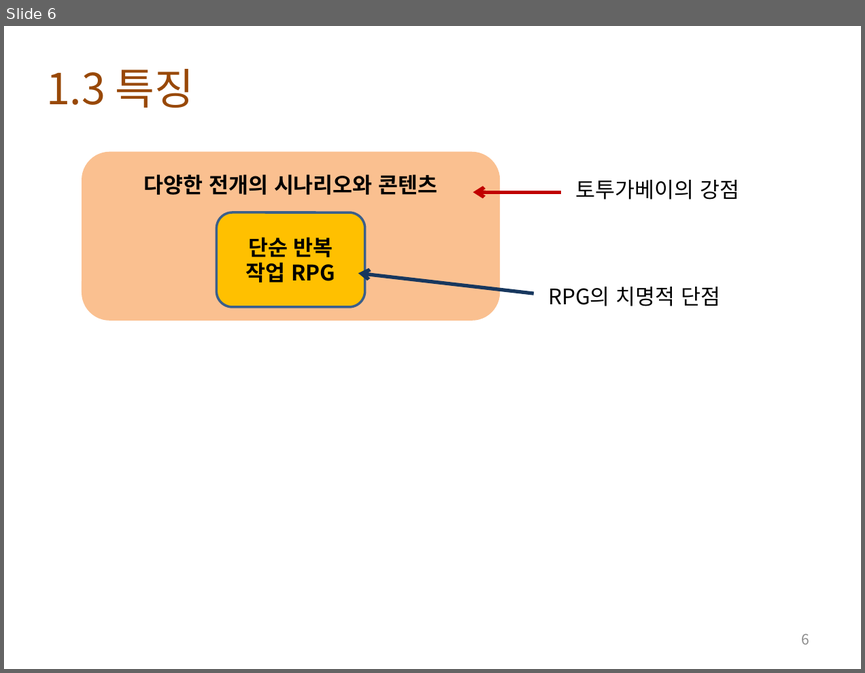
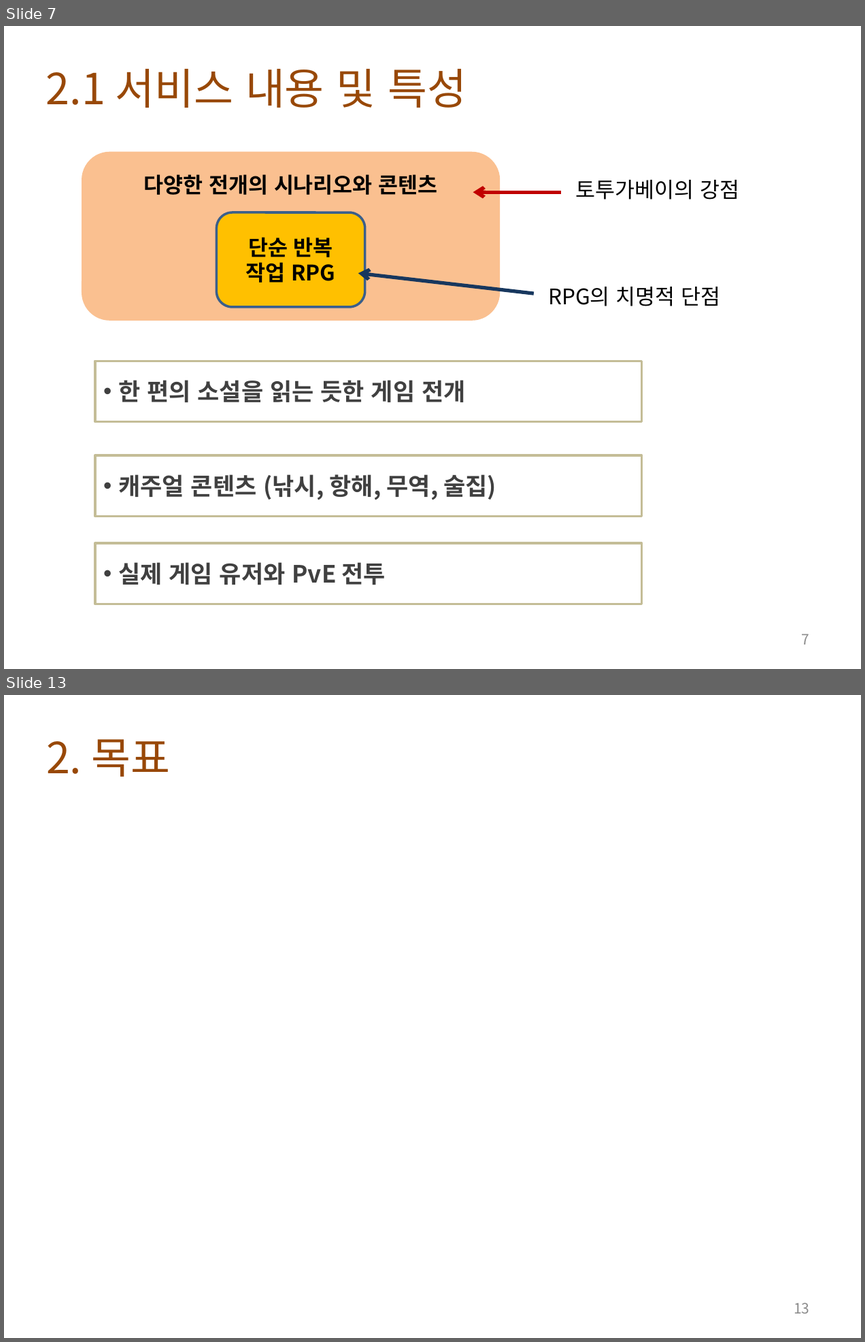
Before and after one commit to lge920904/planning_contest, a slide deck: tortuga bay 1.pptx. Shown one above the other, each under a label of ours: slide 6 before the commit, slides 7 and 13 after it; the slides between them are not shown. The pictures are 865x673 and 865x1342 pixels, drawn with LibreOffice and Linux fonts; fonts in the diff are those of the drawing; background and template pictures are left out. Boxes give left, top, right and bottom in pixels: in the first picture for what was removed or moved away, otherwise in the second. Text is boxed around its words. In the diff, an @@ line names an element or a change of style, - is before the commit and + after.

```diff
--- a/tortuga bay 1.pptx
+++ b/tortuga bay 1.pptx
@@ slide 13 added at bbox=[4, 695, 861, 1338], background picture (left out) @@
@@ text added at bbox=[46, 739, 171, 777], 36 pt, text #984807 @@
+2. 목표
@@ page number added at bbox=[793, 1302, 809, 1313], 12 pt, text #8C8C8C @@
+13
@@ what was slide 6 is now slide 7 @@
@@ slide 7 changed as well @@
@@ text at bbox=[46, 69, 466, 108]: text changed @@
-1.3 특징
+2.1 서비스 내용 및 특성
@@ rectangle added at bbox=[95, 361, 641, 422], outline #C4BD97 2 pt, 20 pt, text #404040, bold @@
+• 한 편의 소설을 읽는 듯한 게임 전개
@@ rectangle added at bbox=[95, 455, 641, 516], outline #C4BD97 2 pt, 20 pt, text #404040, bold @@
+• 캐주얼 콘텐츠 (낚시, 항해, 무역, 술집)
@@ rectangle added at bbox=[95, 543, 641, 603], outline #C4BD97 2 pt, 20 pt, text #404040, bold @@
+• 실제 게임 유저와 PvE 전투
@@ page number at bbox=[802, 633, 810, 644]: text changed @@
-6
+7
```
Also in this commit, not shown: 4 other slides changed, 12 other slides added, 1 slide removed, 2 other files.
